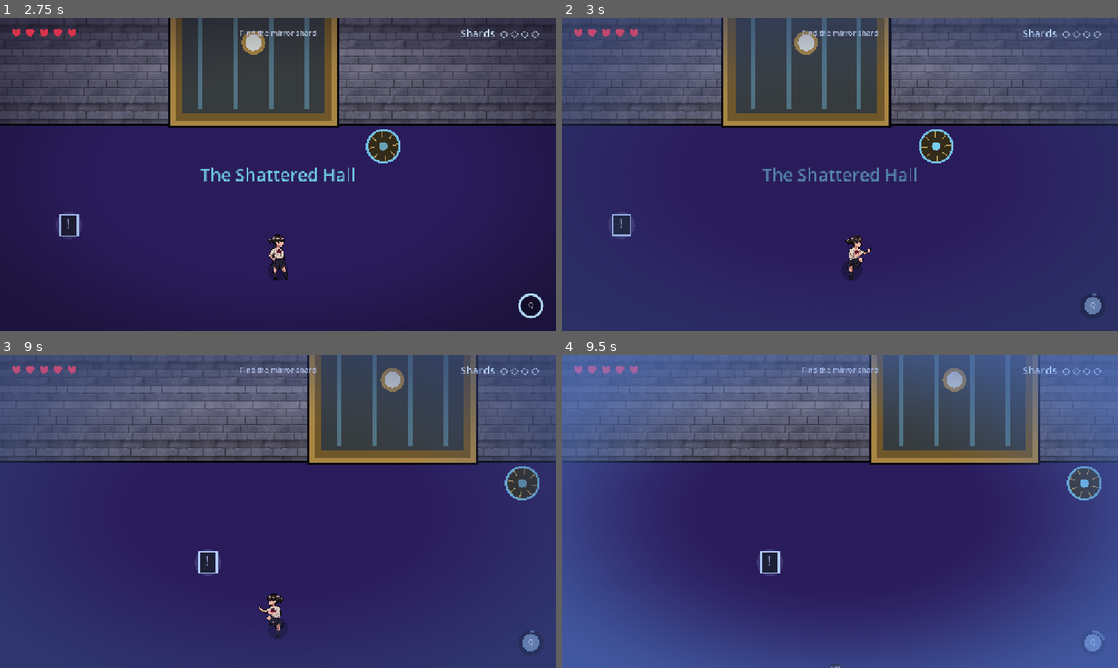
Above: before the commit, frames 1-4 (two rows, left to right).
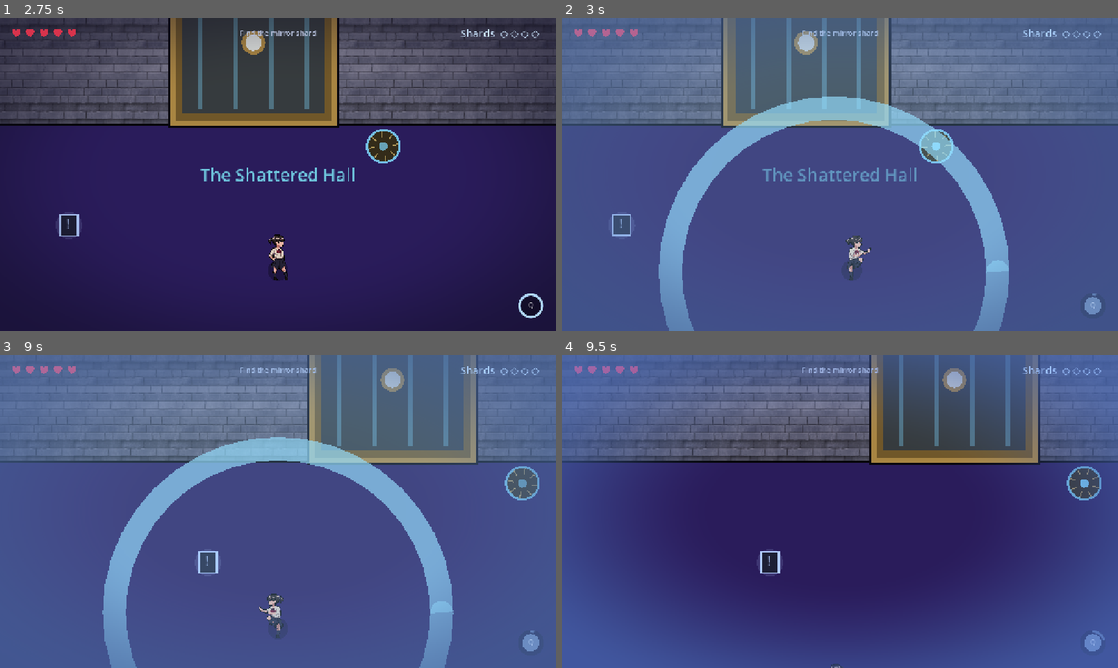
Above: after the commit, the same moments.

Repository: Abdulla5w5/saras-mirror
Game: Godot game, scene res://ui/MainMenu.tscn
The game is run twice, just before and just after one commit, with the same random seed, the same clock (stepped at 60 frames per second) and the same inputs.
Inputs (mouse positions are in pixels of both pictures, inside the frame that each line leads up to):
- Up to frame 1 (2.75 s): click "New Game" at 0.5 s; move the mouse to (400, 158) at 1.27 s; hold D (move_right) 1.28-2 s; tap J (attack) at 1.35 s; click (400, 158) at 1.42 s; tap Shift (dash) at 1.55 s; drag from (166, 190) to (83, 227) at 2.02 s
- Up to frame 2 (3 s): move the mouse to (895, 105) at 2.77 s; hold D (move_right) from 2.78 s (still down); tap Q (true_sight) at 2.85 s
- Up to frame 3 (9 s): tap J (attack) at 3.05, 7.35 s; release D (move_right) at 3.5 s; drag from (250, 574) to (350, 483) at 3.52 s; move the mouse to (444, 558) at 4.27 s; hold A (move_left) 4.28-5 s; tap Shift (dash) at 4.35, 6.05 s; tap Q (true_sight) at 4.55, 5.85, 8.85 s; drag from (111, 464) to (255, 602) at 5.02 s; move the mouse to (305, 511) at 5.77 s; hold S (move_down) 5.78-6.5 s; click (305, 511) at 5.92 s; drag from (194, 433) to (250, 624) at 6.52 s; move the mouse to (400, 495) at 7.27 s; hold W (move_up) 7.28-8 s; drag from (166, 527) to (522, 483) at 8.02 s; move the mouse to (333, 442) at 8.77 s; hold S (move_down) from 8.78 s (still down)
- Up to frame 4 (9.5 s): keep holding S (move_down)

Frame 1 is identical in both runs. In frame 2, 99% of the frame differs, in the area x 0-100%, y 0-100%; in frame 3, 99%; in frame 4, nothing differs.

Commit message:
Juice the core verb: True Sight reveal shockwave + flash
Pressing Q now fires an expanding cyan shockwave from Sara plus a brief screen
flash and stronger shake, so the illusion-reveal reads as a signature moment.

Co-Authored-By: Claude Opus 4.8 <noreply@anthropic.com>

Diff:
--- a/autoload/FX.gd
+++ b/autoload/FX.gd
@@ -110,6 +110,30 @@
 		if is_instance_valid(p):
 			p.queue_free())
 
+## A True-Sight shockwave: an expanding ring that sweeps out to `radius`,
+## making the reveal feel like a real pulse of insight (the game's core verb).
+func reveal_pulse(world_pos: Vector2, radius := 340.0) -> void:
+	var host := get_tree().current_scene
+	if host == null:
+		return
+	var ring := Line2D.new()
+	ring.width = 7.0
+	ring.default_color = Color(0.6, 0.9, 1.0, 0.9)
+	ring.begin_cap_mode = Line2D.LINE_CAP_ROUND
+	var pts := PackedVector2Array()
+	for i in 41:
+		var a := TAU * i / 40.0
+		pts.append(Vector2(cos(a), sin(a)) * 40.0)
+	ring.points = pts
+	ring.global_position = world_pos
+	ring.z_index = 60
+	host.add_child(ring)
+	var tw := create_tween().set_parallel(true)
+	tw.tween_property(ring, "scale", Vector2.ONE * (radius / 40.0), 0.5).set_trans(Tween.TRANS_CUBIC).set_ease(Tween.EASE_OUT)
+	tw.tween_property(ring, "modulate:a", 0.0, 0.5)
+	tw.tween_property(ring, "width", 2.0, 0.5)
+	tw.chain().tween_callback(ring.queue_free)
+
 func illusion_break(world_pos: Vector2, color := Color(0.6, 0.85, 1.0)) -> void:
 	burst(world_pos, color, 26, 160.0)
 	add_trauma(0.28)
--- a/autoload/Illusion.gd
+++ b/autoload/Illusion.gd
@@ -48,7 +48,9 @@
 
 	Audio.reveal()
 	FX.set_true_sight_vignette(true)
-	FX.add_trauma(0.1)
+	FX.add_trauma(0.14)
+	FX.flash(Color(0.55, 0.8, 1.0), 0.22)
+	FX.reveal_pulse(origin, RADIUS)
 
 	for obj in get_tree().get_nodes_in_group("illusion"):
 		if obj is Node2D and obj.has_method("reveal"):
